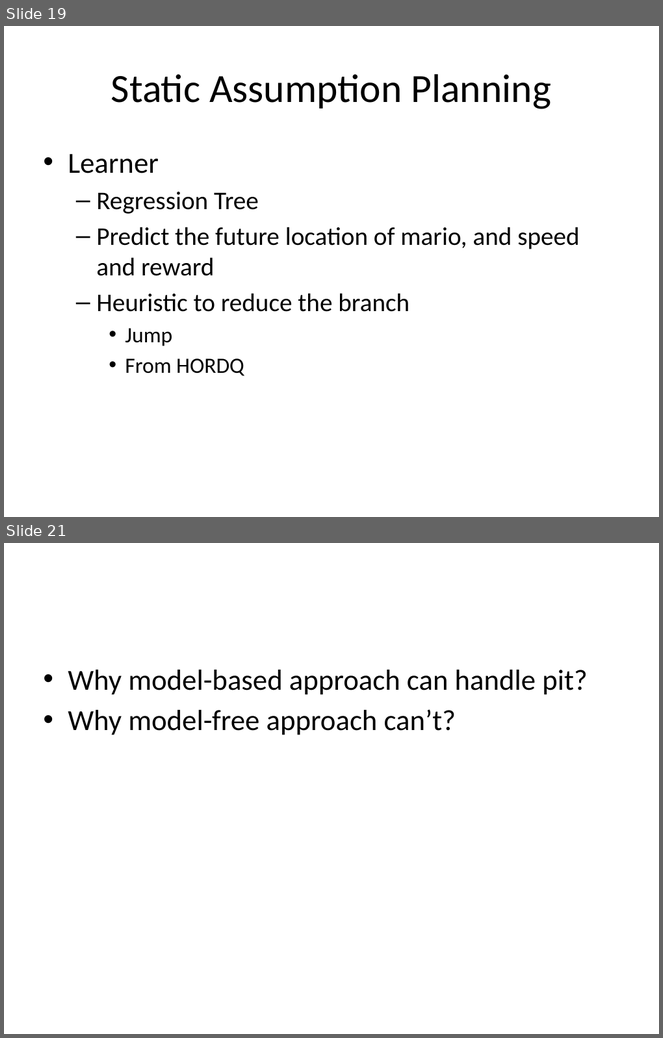
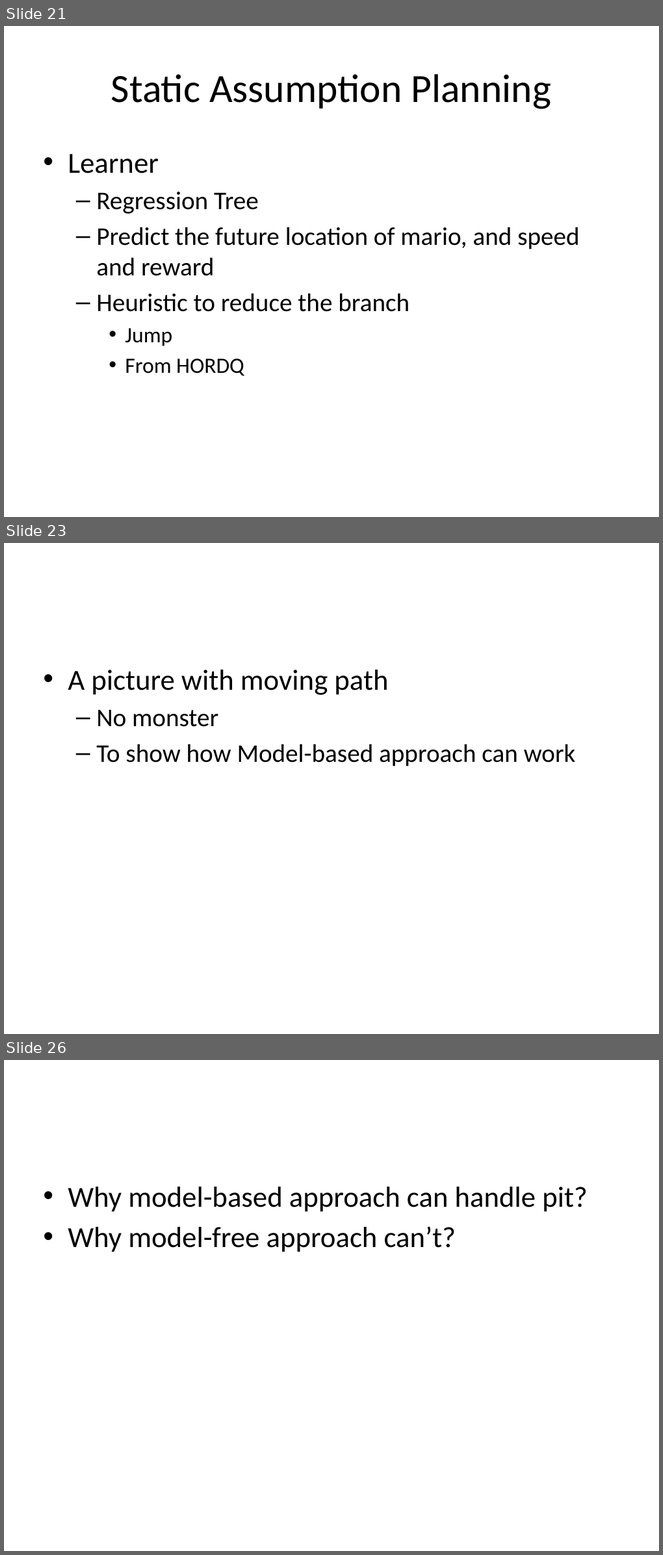
Before and after one commit to lono175/Thesis, a slide deck: OptimalPlanning.pptx. Shown one above the other, each under a label of ours: slides 19 and 21 before the commit, slides 21, 23 and 26 after it; the slides between them are not shown. The pictures are 663x1038 and 663x1555 pixels, drawn with LibreOffice and Linux fonts; fonts in the diff are those of the drawing. Boxes give left, top, right and bottom in pixels: in the first picture for what was removed or moved away, otherwise in the second. Text is boxed around its words. In the diff, an @@ line names an element or a change of style, - is before the commit and + after.

```diff
--- a/OptimalPlanning.pptx
+++ b/OptimalPlanning.pptx
@@ slide 23 added at <box>4,543,659,1034</box>, background #FFFFFF @@
@@ text added at <box>68,670,576,767</box>, 28 pt, text #000000 @@
+• A picture with moving path
+  – No monster
+  – To show how Model-based approach can work
@@ what was slide 19 is now slide 21 @@
@@ what was slide 21 is now slide 26 @@
```
Also in this commit, not shown: 1 slide changed, 4 other slides added.
